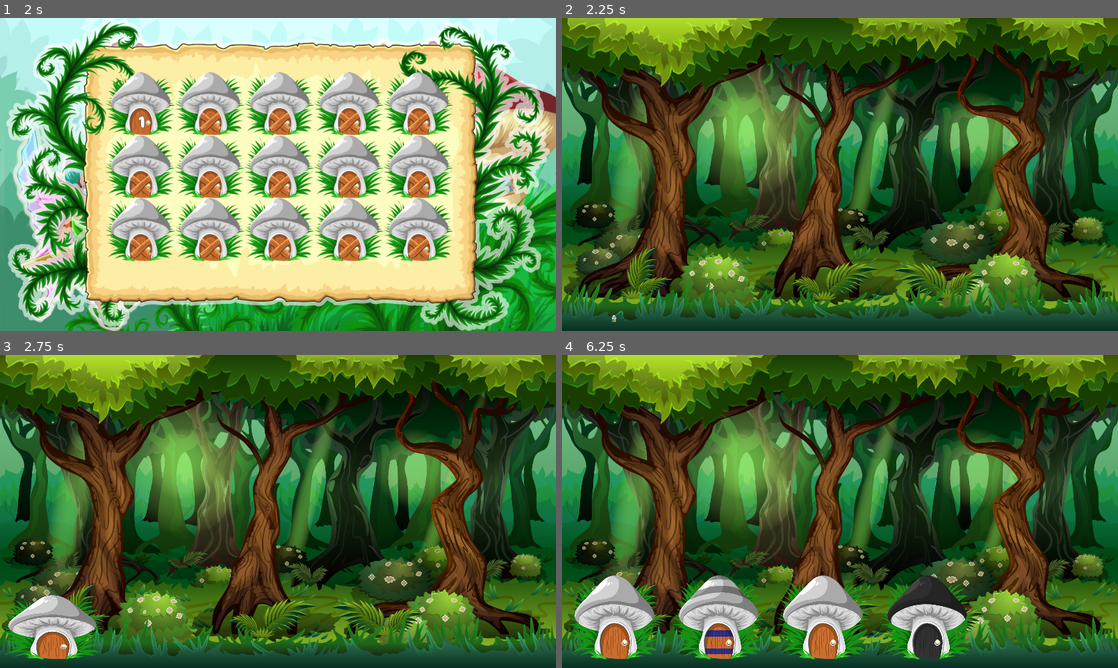
Above: before the commit, frames 1-4 (two rows, left to right).
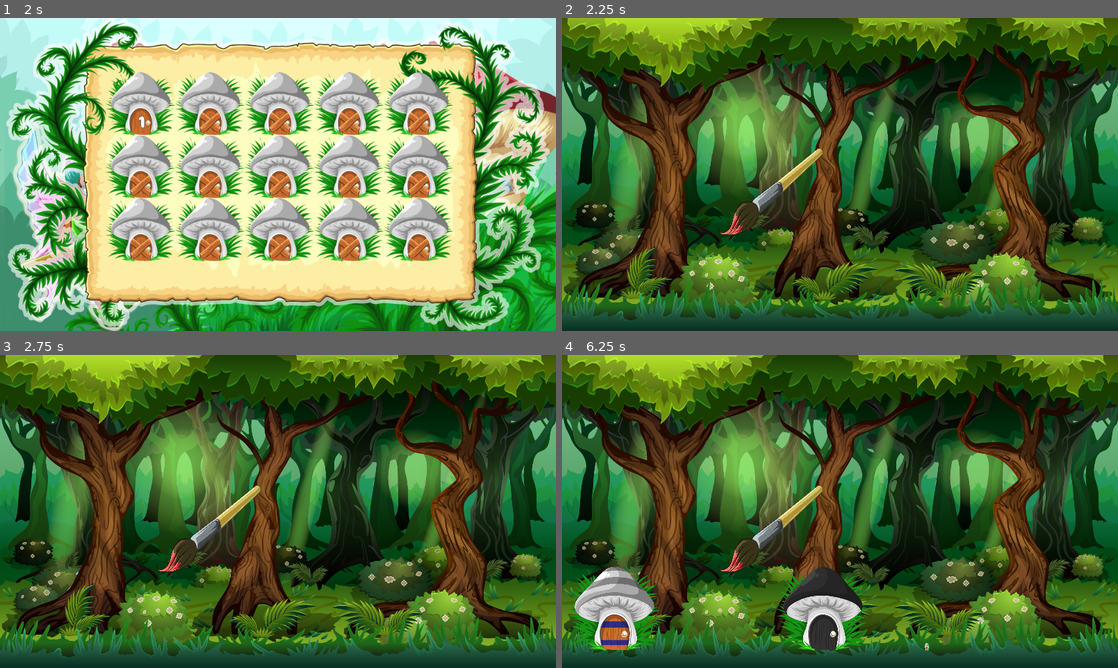
Above: after the commit, the same moments.

Repository: kosinaz/divergica
Game: Godot game, scene res://scenes/home.tscn
Same seed, same stepped clock (60 frames per second), same inputs: the game is played once before the commit and once after it.
Inputs (mouse positions are in pixels of both pictures, inside the frame that each line leads up to):
- Up to frame 1 (2 s): click (278, 265) at 0.5 s; click (278, 265) at 1.25 s
- Up to frame 2 (2.25 s): click (701, 102) at 2 s
- Up to frame 3 (2.75 s): no input
- Up to frame 4 (6.25 s): no input

Frame 1 is identical in both runs. In frame 2, 0.9% of the frame differs, in the area x 8-47%, y 41-98%; in frame 3, 3.4%; in frame 4, 13%, in the area x 1-74%, y 41-98%.

Commit message:
refactor mushrooms

Diff:
--- a/divergica/scenes/level1.gd
+++ b/divergica/scenes/level1.gd
@@ -6,13 +6,10 @@
 
 func _ready():
 	rng.randomize()
-	$"MushroomAnimationPlayer".play("default")
 	for _i in range(4):
 		notes.append(rng.randi_range(0, 3))
-
-func _play_note():
-	$"MushroomSounds".get_child(notes[current_mushroom]).play()
-	current_mushroom = (current_mushroom + 1) % 4
+	for mushroom in $"Mushrooms".get_children():
+		mushroom.hide()
 
 func _start_round():
 	$"PaintButton".show()
@@ -38,3 +35,11 @@
 		$"Mushrooms".get_child(current_mushroom).texture = load("res://assets/mushroom_painted.png")
 		$"Brush".get_child(notes[current_mushroom]).play()
 		current_mushroom += 1
+
+func _on_timer_timeout():
+	if not $"Mushrooms".get_child(current_mushroom).get_node("Sprite").texture == null:
+		$"MushroomSounds".get_child(notes[current_mushroom]).play()
+		$"Mushrooms".get_child(current_mushroom).get_node("AnimationPlayer").play("default")
+	current_mushroom += 1
+	if current_mushroom > 3:
+		$"Timer".stop()
--- a/divergica/scenes/level1.tscn
+++ b/divergica/scenes/level1.tscn
@@ -2,7 +2,7 @@
 
 [ext_resource path="res://scenes/level1.gd" type="Script" id=1]
 [ext_resource path="res://assets/level_bg.png" type="Texture" id=2]
-[ext_resource path="res://assets/mushroom.png" type="Texture" id=3]
+[ext_resource path="res://scenes/mushroom.tscn" type="PackedScene" id=3]
 [ext_resource path="res://assets/paint_button.png" type="Texture" id=4]
 [ext_resource path="res://assets/brush.png" type="Texture" id=5]
 [ext_resource path="res://assets/c1.mp3" type="AudioStream" id=6]
@@ -13,87 +13,10 @@
 [ext_resource path="res://assets/e2.mp3" type="AudioStream" id=11]
 [ext_resource path="res://assets/d2.mp3" type="AudioStream" id=12]
 [ext_resource path="res://assets/f2.mp3" type="AudioStream" id=13]
-[ext_resource path="res://assets/mushroom_black.png" type="Texture" id=14]
-[ext_resource path="res://assets/mushroom_striped.png" type="Texture" id=15]
+[ext_resource path="res://scenes/mushroom_black.tscn" type="PackedScene" id=14]
+[ext_resource path="res://scenes/mushroom_striped.tscn" type="PackedScene" id=15]
 [ext_resource path="res://assets/error.mp3" type="AudioStream" id=16]
-
-[sub_resource type="Animation" id=1]
-resource_name = "default"
-length = 5.0
-tracks/0/type = "value"
-tracks/0/path = NodePath(".:scale")
-tracks/0/interp = 1
-tracks/0/loop_wrap = true
-tracks/0/imported = false
-tracks/0/enabled = true
-tracks/0/keys = {
-"times": PoolRealArray( 0, 0.5, 0.8, 1 ),
-"transitions": PoolRealArray( 2.5, 0.3, 3, 4.75682 ),
-"update": 0,
-"values": [ Vector2( 0, 0 ), Vector2( 0.3, 0.45 ), Vector2( 0.45, 0.3 ), Vector2( 0.4, 0.4 ) ]
-}
-tracks/1/type = "value"
-tracks/1/path = NodePath("../Mushroom2:scale")
-tracks/1/interp = 1
-tracks/1/loop_wrap = true
-tracks/1/imported = false
-tracks/1/enabled = true
-tracks/1/keys = {
-"times": PoolRealArray( 0, 1, 1.5, 1.8, 2 ),
-"transitions": PoolRealArray( 1, 2.5, 0.3, 3, 4.75 ),
-"update": 0,
-"values": [ Vector2( 0, 0 ), Vector2( 0, 0 ), Vector2( 0.3, 0.45 ), Vector2( 0.45, 0.3 ), Vector2( 0.4, 0.4 ) ]
-}
-tracks/2/type = "value"
-tracks/2/path = NodePath("../Mushroom3:scale")
-tracks/2/interp = 1
-tracks/2/loop_wrap = true
-tracks/2/imported = false
-tracks/2/enabled = true
-tracks/2/keys = {
-"times": PoolRealArray( 0, 2, 2.5, 2.8, 3 ),
-"transitions": PoolRealArray( 1, 2.5, 0.3, 3, 4.75 ),
-"update": 0,
-"values": [ Vector2( 0, 0 ), Vector2( 0, 0 ), Vector2( 0.3, 0.45 ), Vector2( 0.45, 0.3 ), Vector2( 0.4, 0.4 ) ]
-}
-tracks/3/type = "value"
-tracks/3/path = NodePath("../Mushroom4:scale")
-tracks/3/interp = 1
-tracks/3/loop_wrap = true
-tracks/3/imported = false
-tracks/3/enabled = true
-tracks/3/keys = {
-"times": PoolRealArray( 0, 3, 3.5, 3.8, 4 ),
-"transitions": PoolRealArray( 1, 2.5, 0.3, 3, 4.75 ),
-"update": 0,
-"values": [ Vector2( 0, 0 ), Vector2( 0, 0 ), Vector2( 0.3, 0.45 ), Vector2( 0.45, 0.3 ), Vector2( 0.4, 0.4 ) ]
-}
-tracks/4/type = "method"
-tracks/4/path = NodePath("../..")
-tracks/4/interp = 1
-tracks/4/loop_wrap = true
-tracks/4/imported = false
-tracks/4/enabled = true
-tracks/4/keys = {
-"times": PoolRealArray( 1, 2, 3, 4, 5 ),
-"transitions": PoolRealArray( 1, 1, 1, 1, 1 ),
-"values": [ {
-"args": [  ],
-"method": "_play_note"
-}, {
-"args": [  ],
-"method": "_play_note"
-}, {
-"args": [  ],
-"method": "_play_note"
-}, {
-"args": [  ],
-"method": "_play_note"
-}, {
-"args": [  ],
-"method": "_start_round"
-} ]
-}
+[ext_resource path="res://scenes/mushroom_none.tscn" type="PackedScene" id=17]
 
 [sub_resource type="Animation" id=7]
 resource_name = "0to1"
@@ -317,35 +240,18 @@
 scale = Vector2( 1.76853, 2.00154 )
 stream = ExtResource( 9 )
 
-[node name="MushroomAnimationPlayer" type="AnimationPlayer" parent="."]
-root_node = NodePath("../Mushrooms/Mushroom1")
-anims/default = SubResource( 1 )
-
 [node name="Mushrooms" type="Node" parent="."]
 
-[node name="Mushroom1" type="Sprite" parent="Mushrooms"]
-position = Vector2( 96, 560 )
-scale = Vector2( 1e-05, 1e-05 )
-texture = ExtResource( 3 )
-offset = Vector2( 0, -192 )
-
-[node name="Mushroom2" type="Sprite" parent="Mushrooms"]
-position = Vector2( 288, 560 )
-scale = Vector2( 1e-05, 1e-05 )
-texture = ExtResource( 15 )
-offset = Vector2( 0, -192 )
-
-[node name="Mushroom3" type="Sprite" parent="Mushrooms"]
-position = Vector2( 480, 560 )
-scale = Vector2( 1e-05, 1e-05 )
-texture = ExtResource( 3 )
-offset = Vector2( 0, -192 )
-
-[node name="Mushroom4" type="Sprite" parent="Mushrooms"]
-position = Vector2( 672, 560 )
-scale = Vector2( 1e-05, 1e-05 )
-texture = ExtResource( 14 )
-offset = Vector2( 0, -192 )
+[node name="Mushroom1" parent="Mushrooms" instance=ExtResource( 15 )]
+position = Vector2( 96, 544 )
+
+[node name="Mushroom2" parent="Mushrooms" instance=ExtResource( 17 )]
+
+[node name="Mushroom3" parent="Mushrooms" instance=ExtResource( 14 )]
+position = Vector2( 480, 544 )
+
+[node name="Mushroom4" parent="Mushrooms" instance=ExtResource( 3 )]
+position = Vector2( 672, 544 )
 
 [node name="BrushAnimationPlayer" type="AnimationPlayer" parent="."]
 anims/0to1 = SubResource( 7 )
@@ -358,7 +264,7 @@
 anims/repeat = SubResource( 6 )
 
 [node name="Brush" type="Sprite" parent="."]
-position = Vector2( 1152, 320 )
+position = Vector2( 384, 320 )
 scale = Vector2( 0.191045, 0.216216 )
 texture = ExtResource( 5 )
 
@@ -395,4 +301,8 @@
 margin_bottom = 544.0
 texture_normal = ExtResource( 4 )
 
+[node name="Timer" type="Timer" parent="."]
+autostart = true
+
 [connection signal="pressed" from="PaintButton" to="." method="_on_paint_button_pressed"]
+[connection signal="timeout" from="Timer" to="." method="_on_timer_timeout"]
--- /dev/null
+++ b/divergica/scenes/mushroom.tscn
@@ -0,0 +1,41 @@
+[gd_scene load_steps=3 format=2]
+
+[ext_resource path="res://assets/mushroom.png" type="Texture" id=1]
+
+[sub_resource type="Animation" id=1]
+resource_name = "default"
+tracks/0/type = "value"
+tracks/0/path = NodePath(".:scale")
+tracks/0/interp = 1
+tracks/0/loop_wrap = true
+tracks/0/imported = false
+tracks/0/enabled = true
+tracks/0/keys = {
+"times": PoolRealArray( 0, 0.5, 0.8, 1 ),
+"transitions": PoolRealArray( 2.5, 0.3, 3, 4.75682 ),
+"update": 0,
+"values": [ Vector2( 0, 0 ), Vector2( 0.3, 0.45 ), Vector2( 0.45, 0.3 ), Vector2( 0.4, 0.4 ) ]
+}
+tracks/1/type = "value"
+tracks/1/path = NodePath("..:visible")
+tracks/1/interp = 1
+tracks/1/loop_wrap = true
+tracks/1/imported = false
+tracks/1/enabled = true
+tracks/1/keys = {
+"times": PoolRealArray( 0 ),
+"transitions": PoolRealArray( 1 ),
+"update": 1,
+"values": [ true ]
+}
+
+[node name="Mushroom" type="Node2D"]
+
+[node name="AnimationPlayer" type="AnimationPlayer" parent="."]
+root_node = NodePath("../Sprite")
+anims/default = SubResource( 1 )
+
+[node name="Sprite" type="Sprite" parent="."]
+scale = Vector2( 0.4, 0.4 )
+texture = ExtResource( 1 )
+offset = Vector2( 0, -192 )
--- /dev/null
+++ b/divergica/scenes/mushroom_black.tscn
@@ -0,0 +1,41 @@
+[gd_scene load_steps=3 format=2]
+
+[ext_resource path="res://assets/mushroom_black.png" type="Texture" id=1]
+
+[sub_resource type="Animation" id=1]
+resource_name = "default"
+tracks/0/type = "value"
+tracks/0/path = NodePath(".:scale")
+tracks/0/interp = 1
+tracks/0/loop_wrap = true
+tracks/0/imported = false
+tracks/0/enabled = true
+tracks/0/keys = {
+"times": PoolRealArray( 0, 0.5, 0.8, 1 ),
+"transitions": PoolRealArray( 2.5, 0.3, 3, 4.75682 ),
+"update": 0,
+"values": [ Vector2( 0, 0 ), Vector2( 0.3, 0.45 ), Vector2( 0.45, 0.3 ), Vector2( 0.4, 0.4 ) ]
+}
+tracks/1/type = "value"
+tracks/1/path = NodePath("..:visible")
+tracks/1/interp = 1
+tracks/1/loop_wrap = true
+tracks/1/imported = false
+tracks/1/enabled = true
+tracks/1/keys = {
+"times": PoolRealArray( 0 ),
+"transitions": PoolRealArray( 1 ),
+"update": 1,
+"values": [ true ]
+}
+
+[node name="Mushroom" type="Node2D"]
+
+[node name="AnimationPlayer" type="AnimationPlayer" parent="."]
+root_node = NodePath("../Sprite")
+anims/default = SubResource( 1 )
+
+[node name="Sprite" type="Sprite" parent="."]
+scale = Vector2( 0.4, 0.4 )
+texture = ExtResource( 1 )
+offset = Vector2( 0, -192 )
--- /dev/null
+++ b/divergica/scenes/mushroom_none.tscn
@@ -0,0 +1,38 @@
+[gd_scene load_steps=2 format=2]
+
+[sub_resource type="Animation" id=1]
+resource_name = "default"
+tracks/0/type = "value"
+tracks/0/path = NodePath(".:scale")
+tracks/0/interp = 1
+tracks/0/loop_wrap = true
+tracks/0/imported = false
+tracks/0/enabled = true
+tracks/0/keys = {
+"times": PoolRealArray( 0, 0.5, 0.8, 1 ),
+"transitions": PoolRealArray( 2.5, 0.3, 3, 4.75682 ),
+"update": 0,
+"values": [ Vector2( 0, 0 ), Vector2( 0.3, 0.45 ), Vector2( 0.45, 0.3 ), Vector2( 0.4, 0.4 ) ]
+}
+tracks/1/type = "value"
+tracks/1/path = NodePath("..:visible")
+tracks/1/interp = 1
+tracks/1/loop_wrap = true
+tracks/1/imported = false
+tracks/1/enabled = true
+tracks/1/keys = {
+"times": PoolRealArray( 0 ),
+"transitions": PoolRealArray( 1 ),
+"update": 1,
+"values": [ true ]
+}
+
+[node name="Mushroom" type="Node2D"]
+
+[node name="AnimationPlayer" type="AnimationPlayer" parent="."]
+root_node = NodePath("../Sprite")
+anims/default = SubResource( 1 )
+
+[node name="Sprite" type="Sprite" parent="."]
+scale = Vector2( 1e-05, 1e-05 )
+offset = Vector2( 0, -192 )
--- /dev/null
+++ b/divergica/scenes/mushroom_striped.tscn
@@ -0,0 +1,41 @@
+[gd_scene load_steps=3 format=2]
+
+[ext_resource path="res://assets/mushroom_striped.png" type="Texture" id=1]
+
+[sub_resource type="Animation" id=1]
+resource_name = "default"
+tracks/0/type = "value"
+tracks/0/path = NodePath(".:scale")
+tracks/0/interp = 1
+tracks/0/loop_wrap = true
+tracks/0/imported = false
+tracks/0/enabled = true
+tracks/0/keys = {
+"times": PoolRealArray( 0, 0.5, 0.8, 1 ),
+"transitions": PoolRealArray( 2.5, 0.3, 3, 4.75682 ),
+"update": 0,
+"values": [ Vector2( 0, 0 ), Vector2( 0.3, 0.45 ), Vector2( 0.45, 0.3 ), Vector2( 0.4, 0.4 ) ]
+}
+tracks/1/type = "value"
+tracks/1/path = NodePath("..:visible")
+tracks/1/interp = 1
+tracks/1/loop_wrap = true
+tracks/1/imported = false
+tracks/1/enabled = true
+tracks/1/keys = {
+"times": PoolRealArray( 0 ),
+"transitions": PoolRealArray( 1 ),
+"update": 1,
+"values": [ true ]
+}
+
+[node name="Mushroom" type="Node2D"]
+
+[node name="AnimationPlayer" type="AnimationPlayer" parent="."]
+root_node = NodePath("../Sprite")
+anims/default = SubResource( 1 )
+
+[node name="Sprite" type="Sprite" parent="."]
+scale = Vector2( 0.4, 0.4 )
+texture = ExtResource( 1 )
+offset = Vector2( 0, -192 )
